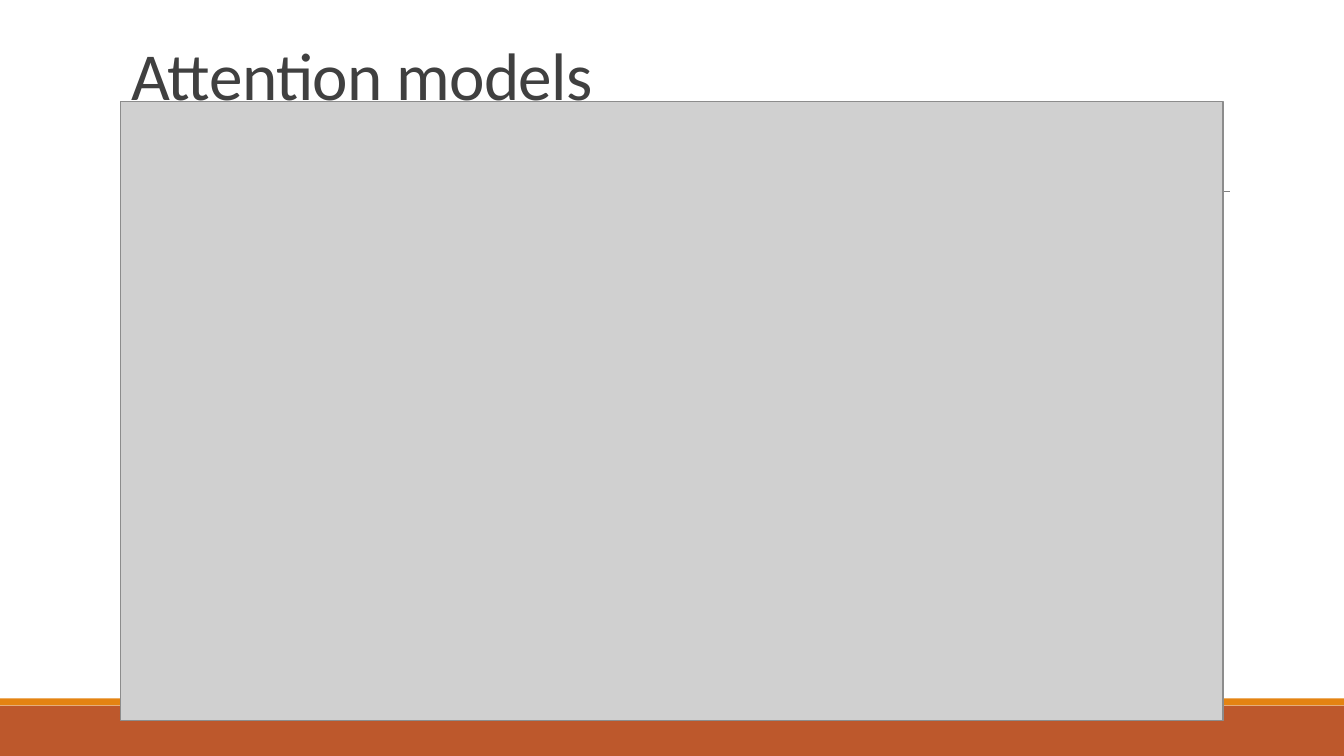
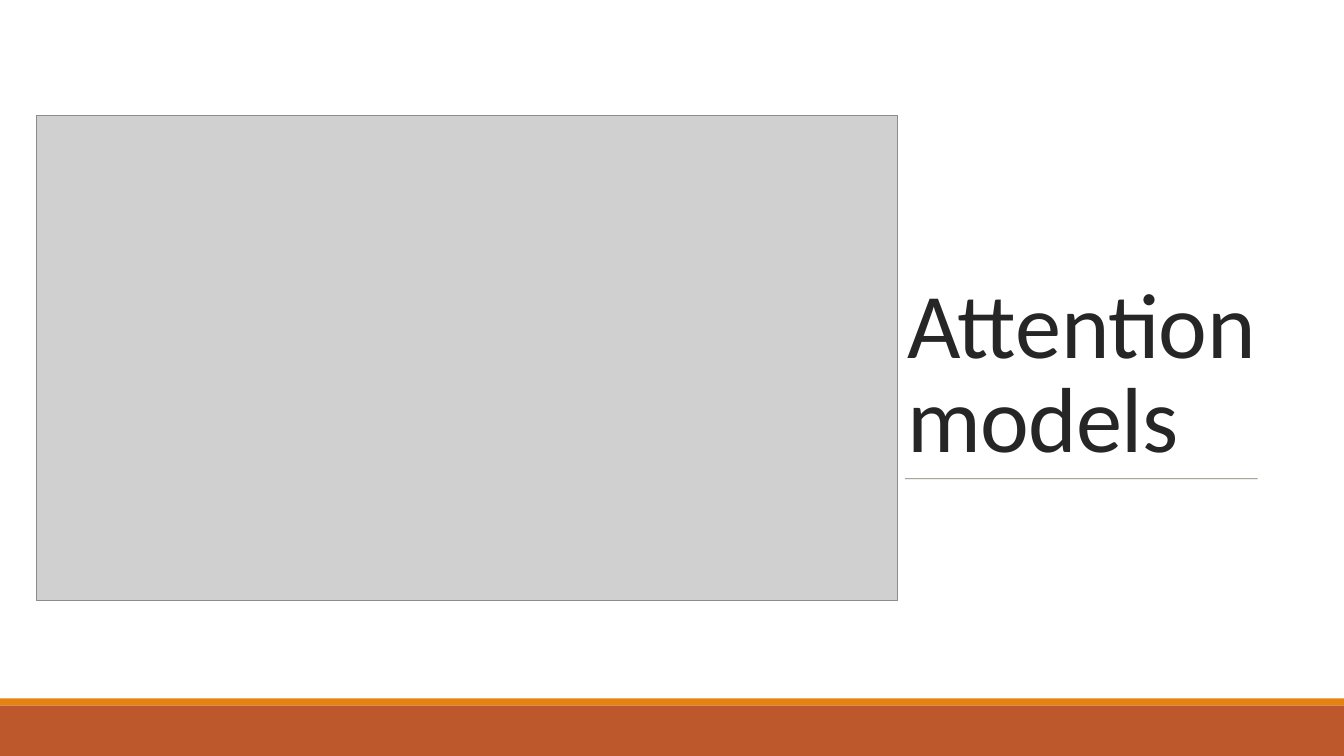
Before and after one commit to MicroRAsus/MLPR-Final-Project, a slide deck: slide 13 of CNNRNNProjectPresentation.pptx (slide 11 before the commit). Drawn at 1344x756 pixels with LibreOffice and Linux fonts; fonts in the diff are those of the drawing; grey boxes stand for pictures. Boxes give left, top, right and bottom in pixels: in the first picture for what was removed or moved away, otherwise in the second. Text is boxed around its words. In the diff, an @@ line names an element or a change of style, - is before the commit and + after.

```diff
--- a/CNNRNNProjectPresentation.pptx
+++ b/CNNRNNProjectPresentation.pptx
@@ rectangle added at box(0, 0, 1344, 699), fill #FFFFFF @@
@@ title "Attention models": place and size @@
-title "Attention models" at box(131, 53, 592, 117)
+title "Attention models" at box(908, 294, 1256, 453)
@@ title "Attention models" at box(908, 294, 1256, 453): size 48 to 66 pt, text colour #404040 to #262626 @@
@@ picture: place and size @@
-picture at box(121, 102, 1223, 721)
+picture at box(36, 116, 897, 601)
@@ line removed from (132, 192) to (1231, 192) @@
@@ line added from (905, 479) to (1258, 479), #637052 0.5 pt @@
@@ rectangle removed at box(0, 706, 1344, 756) @@
@@ rectangle removed at box(0, 699, 1344, 706) @@
@@ rectangle added at box(0, 699, 1344, 706), fill #E48312 @@
@@ rectangle added at box(0, 706, 1344, 756), fill #BD582C @@
```
Also in this commit, not shown: 5 other slides changed, 4 slides added, 6 slides removed.
